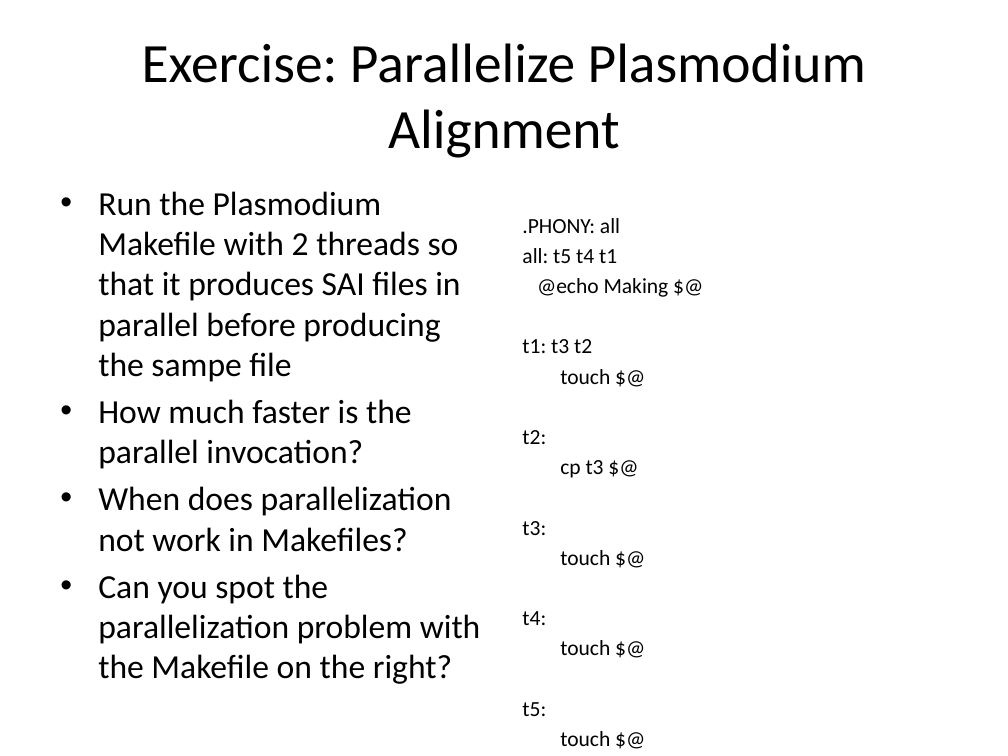
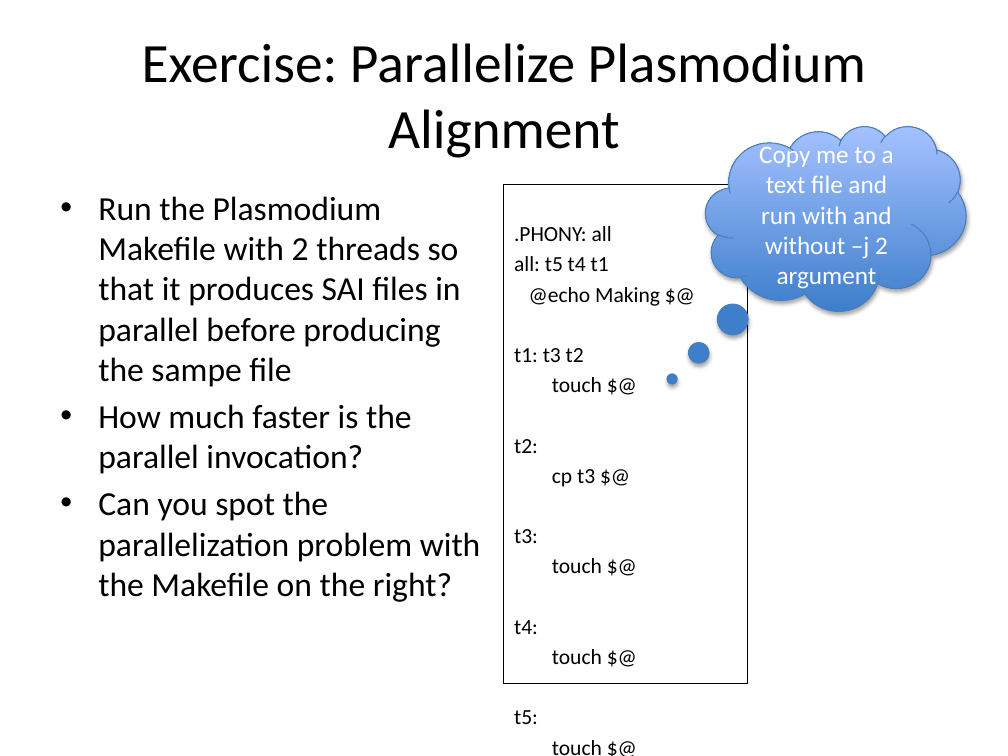
Before and after one commit to rvosa/ngs-workflows, a slide deck: slide 20 of doc/slides/day3/session3/Parallelization.pptx. Drawn at 1008x756 pixels with LibreOffice and Linux fonts; fonts in the diff are those of the drawing. Boxes give left, top, right and bottom in pixels: in the first picture for what was removed or moved away, otherwise in the second. Text is boxed around its words. In the diff, an @@ line names an element or a change of style, - is before the commit and + after.

Commit message:
added exercise hint

```diff
--- a/doc/slides/day3/session3/Parallelization.pptx
+++ b/doc/slides/day3/session3/Parallelization.pptx
@@ thought cloud added at bbox=[706, 126, 966, 310], fill gradient #3F80CE to #A4C4FF, outline #4B7EBC 0.75 pt, 18 pt, text #FFFFFF @@
+Copy me to a text file and run with and without –j 2 argument
@@ text ".PHONY: all": place and size @@
-text ".PHONY: all" at bbox=[522, 218, 669, 655]
+text ".PHONY: all" at bbox=[504, 184, 748, 683]
@@ text ".PHONY: all" at bbox=[504, 184, 748, 683]: outline none to #000000 0.75 pt @@
@@ text at bbox=[98, 486, 452, 552]: paragraph removed @@
-• When does parallelization not work in Makefiles?
```
